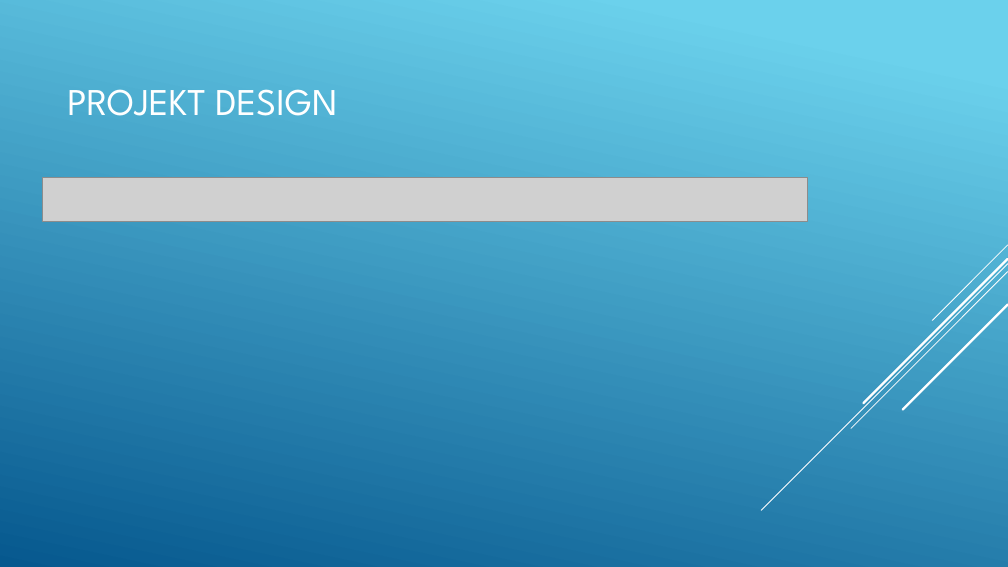
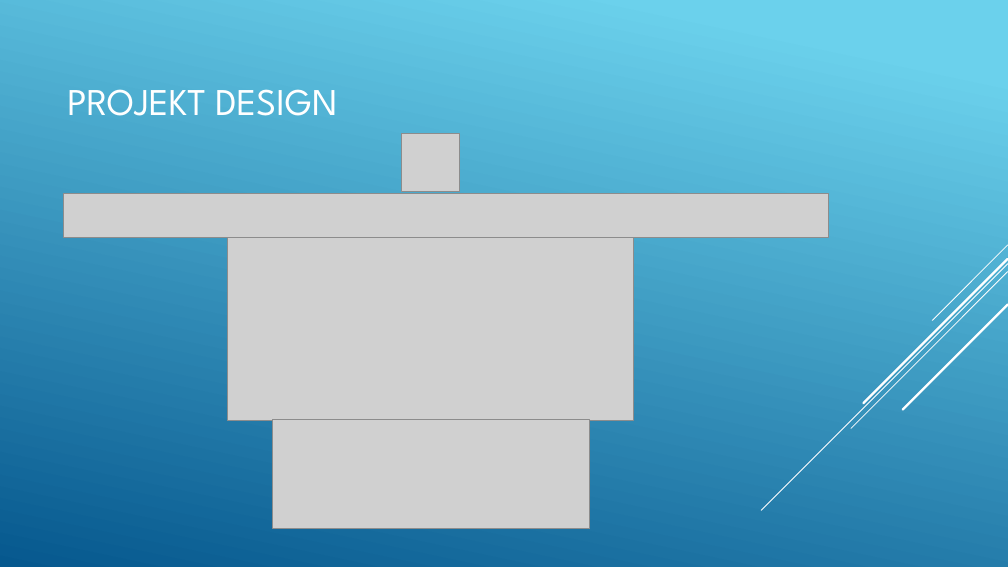
Before and after one commit to HaessigeHubi/JS1_MLZ, a slide deck: slide 5 of Präsentation.pptx (slide 6 before the commit). Drawn at 1008x567 pixels with LibreOffice and Linux fonts; fonts in the diff are those of the drawing; grey boxes stand for pictures. Boxes give left, top, right and bottom in pixels: in the first picture for what was removed or moved away, otherwise in the second. Text is boxed around its words. In the diff, an @@ line names an element or a change of style, - is before the commit and + after.

```diff
--- a/Präsentation.pptx
+++ b/Präsentation.pptx
@@ picture added at box(402, 134, 460, 192) @@
@@ picture: place and size @@
-picture at box(42, 177, 807, 221)
+picture at box(64, 194, 828, 237)
@@ picture added at box(228, 237, 633, 421) @@
@@ picture added at box(273, 420, 590, 529) @@
```
Also in this commit, not shown: 2 other slides changed, 1 slide added, 2 slides removed, 5 other files.
